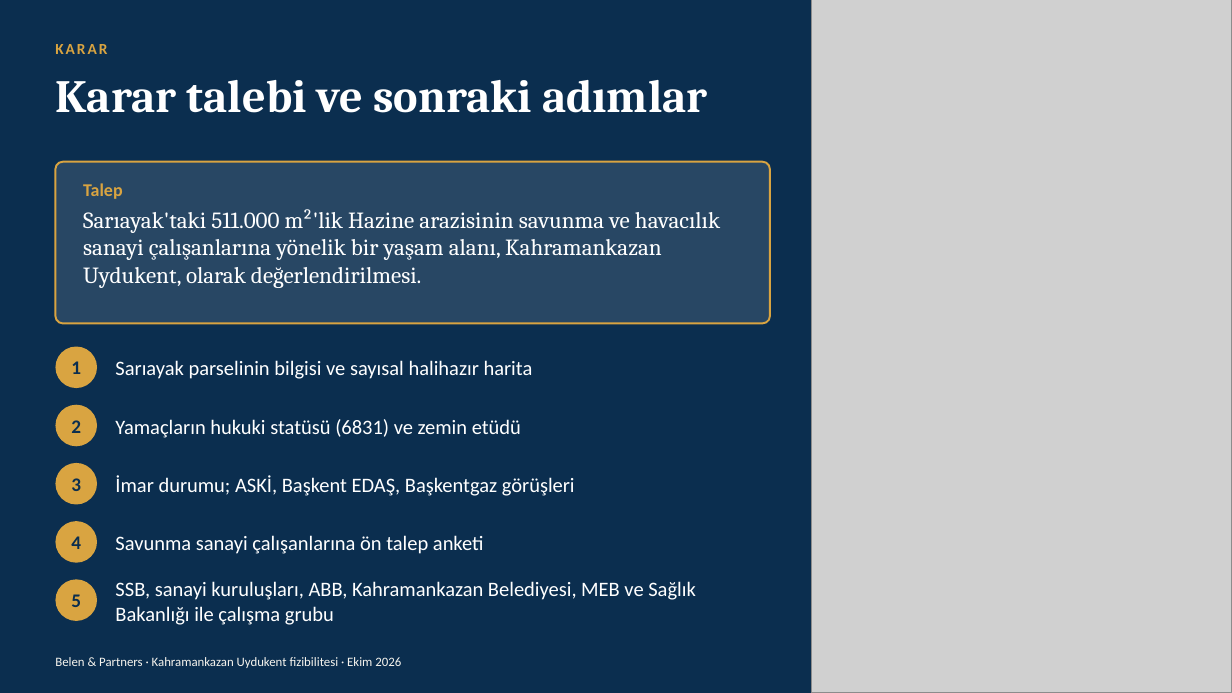
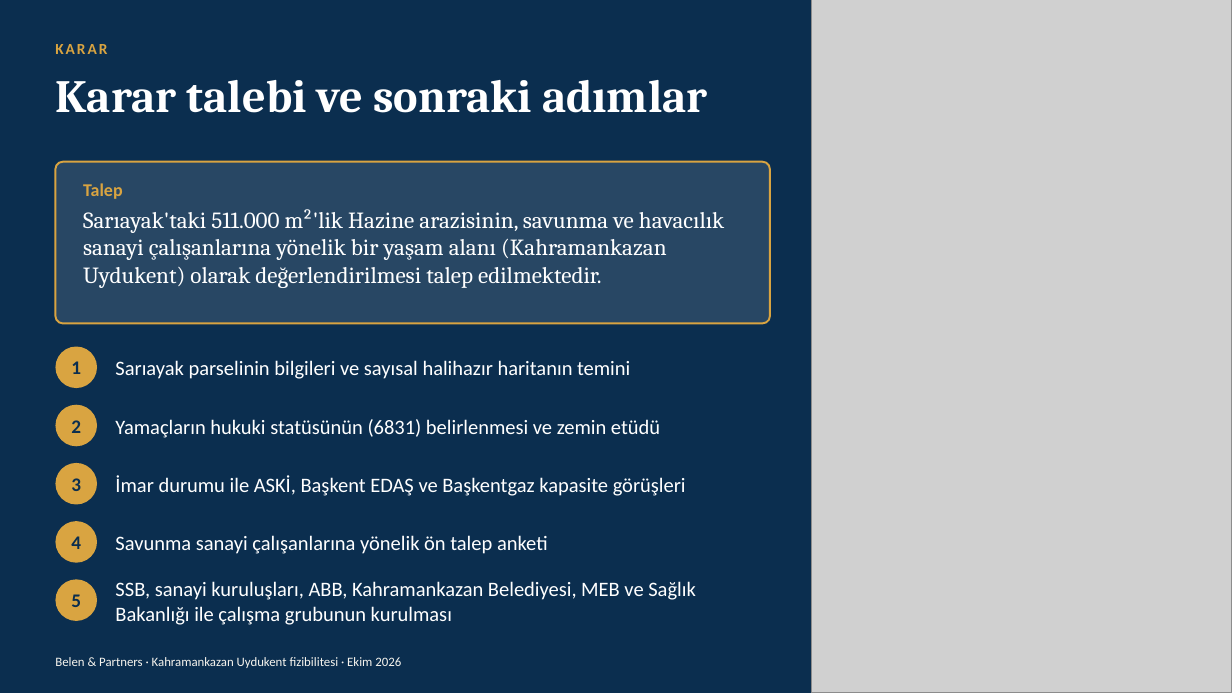
Before and after one commit to modularbelen-del/sunum, a slide deck: slide 32 of reports/Kahramankazan Uydukent sunumu.pptx (slide 25 before the commit). Drawn at 1232x693 pixels with LibreOffice and Linux fonts; fonts in the diff are those of the drawing; grey boxes stand for pictures. Boxes give left, top, right and bottom in pixels: in the first picture for what was removed or moved away, otherwise in the second. Text is boxed around its words. In the diff, an @@ line names an element or a change of style, - is before the commit and + after.

```diff
--- a/reports/Kahramankazan Uydukent sunumu.pptx
+++ b/reports/Kahramankazan Uydukent sunumu.pptx
@@ text at bbox=[83, 209, 724, 288]: text changed @@
-Sarıayak'taki 511.000 m²'lik Hazine arazisinin savunma ve havacılık sanayi çalışanlarına yönelik bir yaşam alanı, Kahramankazan Uydukent, olarak değerlendirilmesi.
+Sarıayak'taki 511.000 m²'lik Hazine arazisinin, savunma ve havacılık sanayi çalışanlarına yönelik bir yaşam alanı (Kahramankazan Uydukent) olarak değerlendirilmesi talep edilmektedir.
@@ text at bbox=[115, 360, 630, 379]: text changed @@
-Sarıayak parselinin bilgisi ve sayısal halihazır harita
+Sarıayak parselinin bilgileri ve sayısal halihazır haritanın temini
@@ text at bbox=[115, 419, 660, 438]: text changed @@
-Yamaçların hukuki statüsü (6831) ve zemin etüdü
+Yamaçların hukuki statüsünün (6831) belirlenmesi ve zemin etüdü
@@ text at bbox=[115, 475, 686, 496]: text changed @@
-İmar durumu; ASKİ, Başkent EDAŞ, Başkentgaz görüşleri
+İmar durumu ile ASKİ, Başkent EDAŞ ve Başkentgaz kapasite görüşleri
@@ text at bbox=[115, 535, 548, 554]: text changed @@
-Savunma sanayi çalışanlarına ön talep anketi
+Savunma sanayi çalışanlarına yönelik ön talep anketi
@@ text at bbox=[115, 581, 696, 625]: text changed @@
-SSB, sanayi kuruluşları, ABB, Kahramankazan Belediyesi, MEB ve Sağlık Bakanlığı ile çalışma grubu
+SSB, sanayi kuruluşları, ABB, Kahramankazan Belediyesi, MEB ve Sağlık Bakanlığı ile çalışma grubunun kurulması
```
Also in this commit, not shown: 22 other slides changed, 7 slides added, 19 other files.
